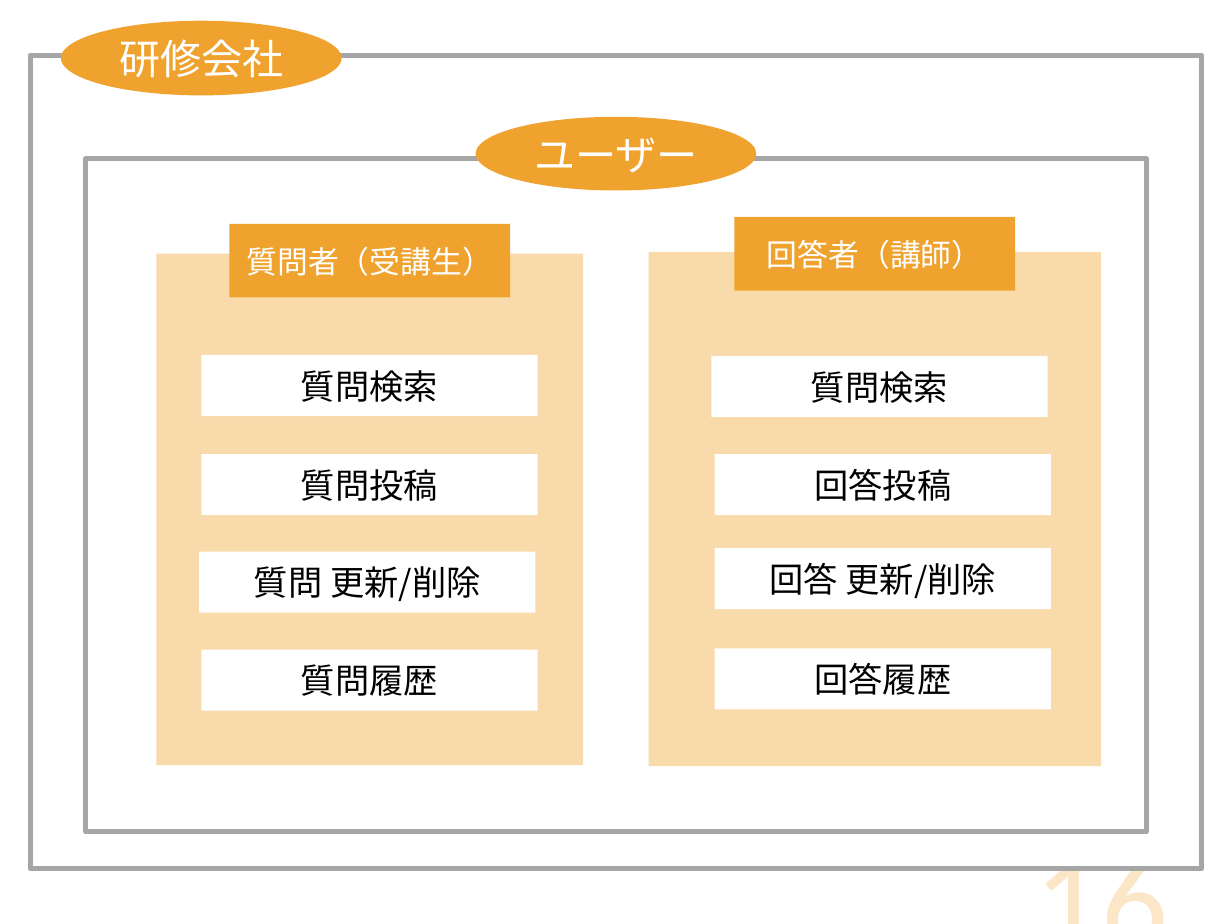
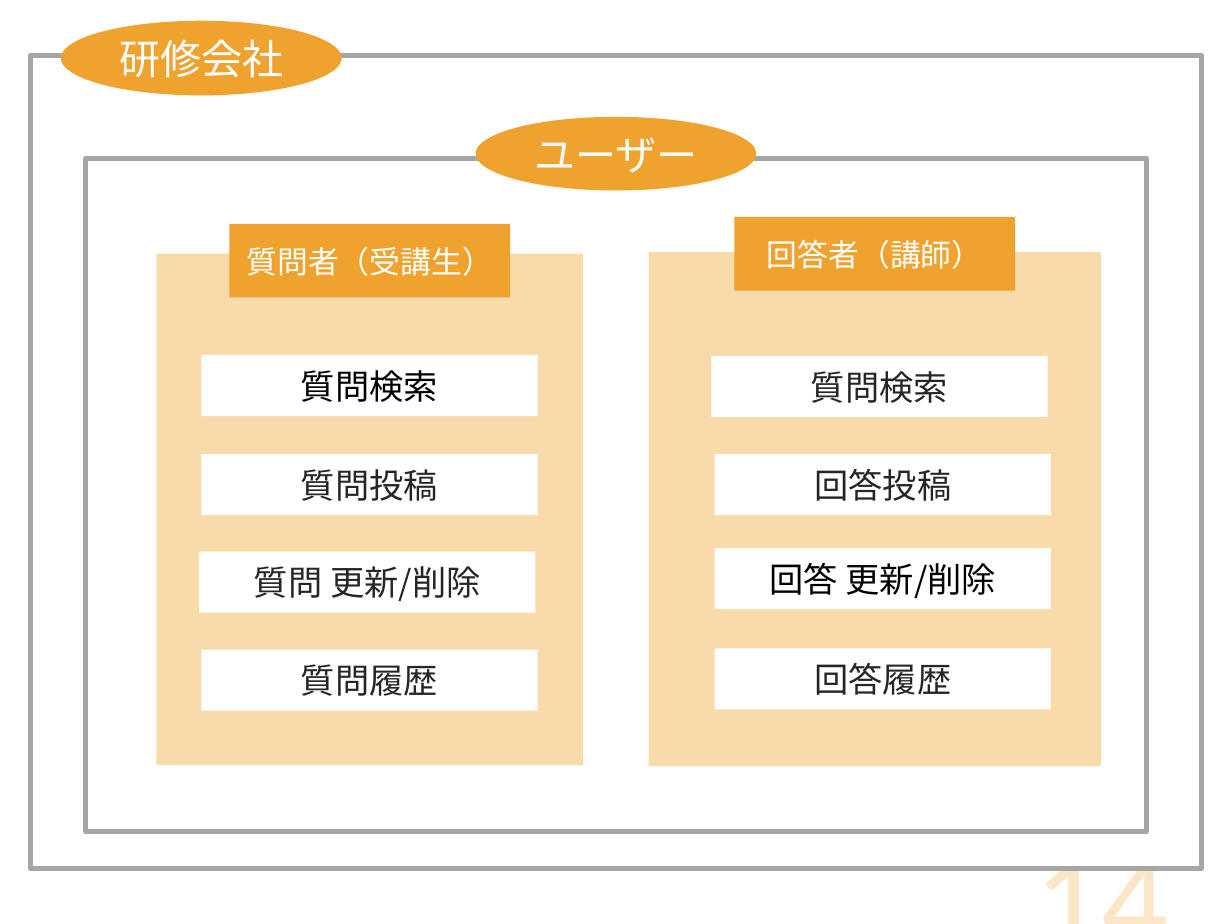
Before and after one commit to DOJO-2021/D-2, a slide deck: slide 14 of documents/プレゼン/Knowledge Holder_清書版.pptx (slide 16 before the commit). Drawn at 1232x924 pixels with LibreOffice and Linux fonts; fonts in the diff are those of the drawing. Boxes give left, top, right and bottom in pixels: in the first picture for what was removed or moved away, otherwise in the second. Text is boxed around its words. In the diff, an @@ line names an element or a change of style, - is before the commit and + after.

```diff
--- a/documents/プレゼン/Knowledge Holder_清書版.pptx
+++ b/documents/プレゼン/Knowledge Holder_清書版.pptx
@@ text colour #000000 to #262626 in 6 elements at (x1=201, y1=455, x2=537, y2=516), (x1=200, y1=552, x2=536, y2=614), (x1=201, y1=649, x2=537, y2=711), (x1=715, y1=455, x2=1051, y2=516), (x1=715, y1=648, x2=1051, y2=710), (x1=711, y1=356, x2=1047, y2=418) @@
@@ page number at (x1=886, y1=792, x2=1181, y2=924): text changed @@
-16
+14
```
Also in this commit, not shown: 10 other slides changed, 2 slides removed.
